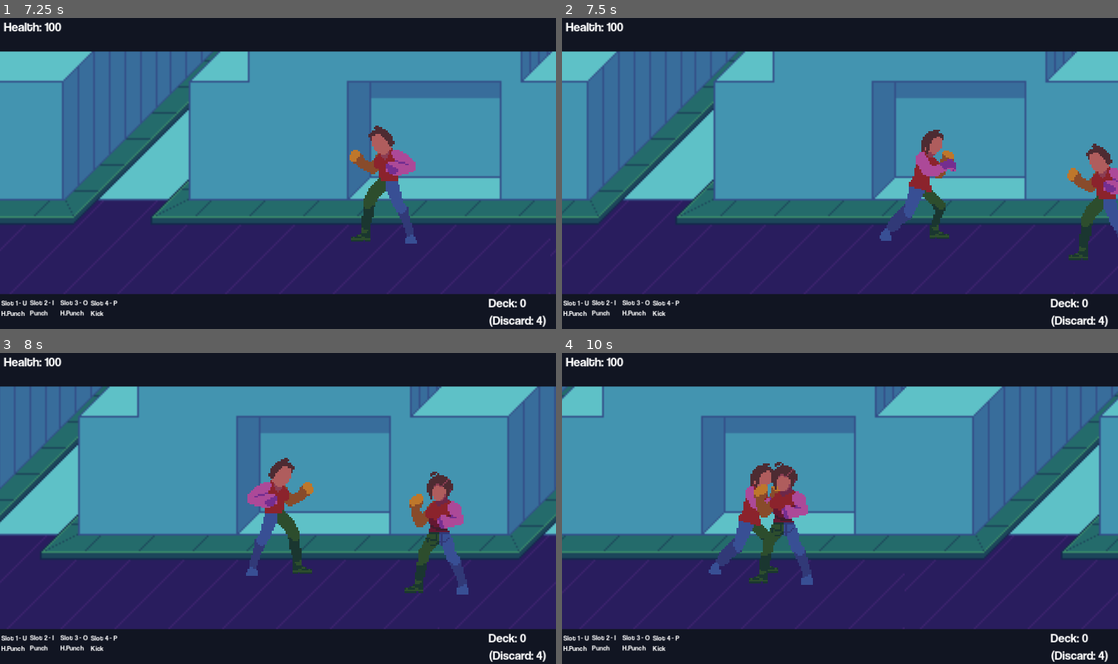
Above: before the commit, frames 1-4 (two rows, left to right).
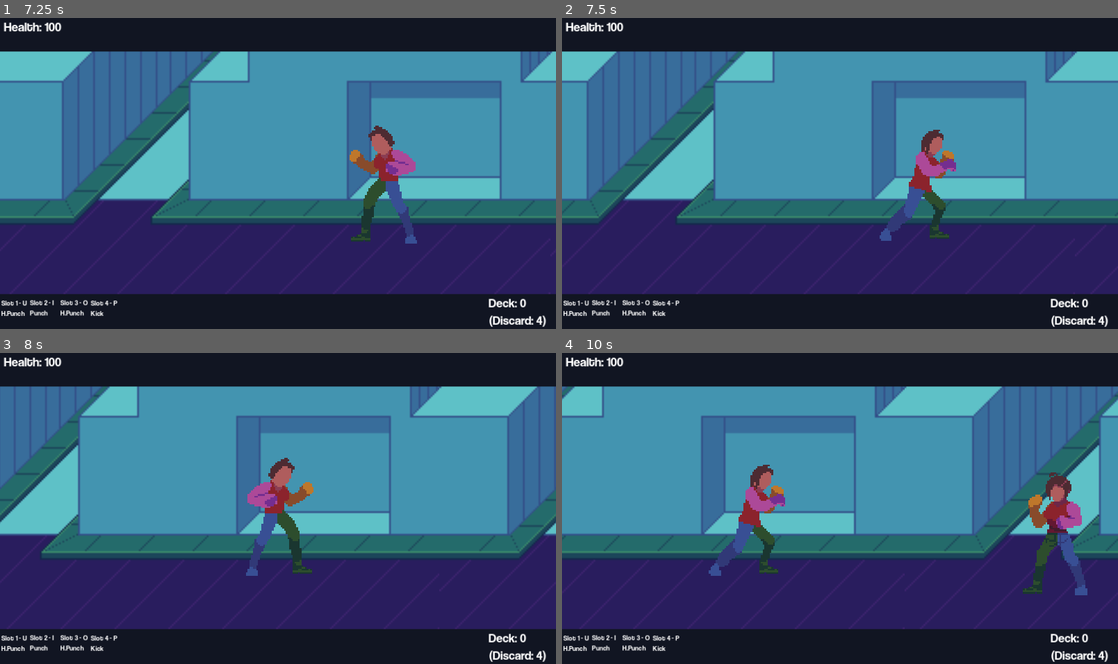
Above: after the commit, the same moments.

Repository: Missing-Pixel/Project-Fragarach
Game: Godot game, scene res://Scenes/TSC_InitializedTree.tscn
The game is run twice, just before and just after one commit, with the same random seed, the same clock (stepped at 60 frames per second) and the same inputs.
Inputs:
- Up to frame 1 (7.25 s): hold D (Move Right) 0.53-1.28 s; tap one key every 0.75 s from 0.6 s: U (Select Card 1) I (Select Card 2) O (Select Card 3) P (Select Card 4) Space (Start Combo) U (Select Card 1) I (Select Card 2) O (Select Card 3) P (Select Card 4); hold S (Move Down) 1.28-2.03 s; hold D (Move Right) 2.03-2.78 s; hold W (Move Up) 2.78-3.53 s; hold A (Move Left) 3.53-5.03 s; hold S (Move Down) 5.03-5.78 s; hold D (Move Right) 5.78-6.53 s; hold W (Move Up) from 6.53 s (still down)
- Up to frame 2 (7.5 s): release W (Move Up) at 7.28 s; hold D (Move Right) from 7.28 s (still down); tap Space (Start Combo) at 7.35 s
- Up to frame 3 (8 s): keep holding D (Move Right)
- Up to frame 4 (10 s): release D (Move Right) at 8.03 s; hold S (Move Down) 8.03-8.78 s; tap U (Select Card 1) at 8.1 s; hold A (Move Left) 8.78-9.53 s; tap I (Select Card 2) at 8.85 s; hold W (Move Up) from 9.53 s (still down); tap O (Select Card 3) at 9.6 s

Frame 1 is identical in both runs. In frame 2, 1.5% of the frame differs, in the area x 90-100%, y 40-78%; in frame 3, 1.9%; in frame 4, 3.8%, in the area x 26-95%, y 35-78%.
Error in both runs: Invalid access to property or key 'enemy_flag_triggered' on a base object of type 'null instance'. (res://Scripts/sc_player_camera.gd:45)

Commit message:
Connected signals between enemy list, enemy and wave spawner

Diff:
--- a/Scenes/TSC_InitializedTree.tscn
+++ b/Scenes/TSC_InitializedTree.tscn
@@ -6,9 +6,7 @@
 [ext_resource type="PackedScene" uid="uid://cxpinssiic54x" path="res://Prefabs/level_hud_prototype.tscn" id="4_sx2jr"]
 [ext_resource type="Script" path="res://Scenes/sc_enemy_list.gd" id="5_gujcx"]
 [ext_resource type="Resource" uid="uid://gjxn0nsx1af5" path="res://Prefabs/Data/EnemyFlags/generic_level.tres" id="6_aeqhy"]
-[ext_resource type="Script" path="res://Scripts/sc_wave_spawner.gd" id="7_2cj0s"]
-
-[sub_resource type="RectangleShape2D" id="RectangleShape2D_c085i"]
+[ext_resource type="PackedScene" uid="uid://blspfy6q3fqxp" path="res://Prefabs/wave_spawner.tscn" id="7_5klrk"]
 
 [node name="InitializedTree" type="Node2D"]
 
@@ -17,9 +15,6 @@
 [node name="Player" parent="." instance=ExtResource("2_5qtk0")]
 texture_filter = 1
 
-[node name="Enemy" parent="." instance=ExtResource("2_up4gd")]
-position = Vector2(407, 2)
-
 [node name="LevelHUDPrototype" parent="." node_paths=PackedStringArray("player_node") instance=ExtResource("4_sx2jr")]
 player_node = NodePath("../Player")
 
@@ -27,12 +22,7 @@
 script = ExtResource("5_gujcx")
 enemy_flag_resource = ExtResource("6_aeqhy")
 
-[node name="WaveSpawner" type="Area2D" parent="."]
-collision_layer = 0
-collision_mask = 16
-script = ExtResource("7_2cj0s")
+[node name="Enemy" parent="EnemyList" instance=ExtResource("2_up4gd")]
+position = Vector2(407, 2)
 
-[node name="SearchRange" type="CollisionShape2D" parent="WaveSpawner"]
-shape = SubResource("RectangleShape2D_c085i")
-
-[connection signal="body_entered" from="WaveSpawner" to="WaveSpawner" method="_on_body_entered"]
+[node name="WaveSpawner" parent="EnemyList" instance=ExtResource("7_5klrk")]
--- a/Scenes/sc_enemy_list.gd
+++ b/Scenes/sc_enemy_list.gd
@@ -18,8 +18,14 @@
 # Add enemy to loaded_enemies and connect its values
 func _on_enemy_spawned(enemy):
 	loaded_enemies.append(enemy)
-	# Connect on_character_died, on_player_found, on_player_left
+	enemy.character_died.connect(_on_character_died)
+	enemy.player_found.connect(_on_player_found)
+	enemy.player_left.connect(_on_player_left)
 	enemy.set_speedlag_tag(false, attack_rate_reduce_multiplier, move_speed_reduce_multiplier)
+
+# Lock camera at Wave Spawner's center point
+func _on_spawner_started(spawner_pos_x):
+	enemy_flag_triggered.emit(spawner_pos_x, spawner_pos_x, true)
 
 # Set enemy speed based on whether enemy is tagged or not
 func _on_player_found(enemy):
@@ -32,7 +38,6 @@
 # Reset speedlag tag if player left search radius
 func _on_player_left(enemy):
 	if (tagged_enemy == enemy):
-		pass
 		_reset_speedlag_tag()
 
 # Increae death count, remove enemy form loaded_enemies and destroy enemy
@@ -97,12 +102,14 @@
 
 # Called when the node enters the scene tree for the first time.
 func _ready():
+	# Add spawned enemies and wave spawners to enemy_max
+	# Enemies: +1 enemy_max, add child to loaded_enemies and connect signals
+	# Wave spawners: enemy_max += enemy count, and connect signals
 	for child in get_children():
-		if child is CharacterBody2D: # +1 enemy_max, add child to loaded_enemies and connect signals
+		if child is CharacterBody2D:
 			enemy_max += 1
 			_on_enemy_spawned(child)
 		elif child is Area2D:
-			# enemy_max = child.get_enemy_count()
-			# Connect on_enemy_spawned(enemy)
-			# Connect _on_spawner_started(spawner_pos)
-			pass
+			enemy_max += child.get_enemy_count()
+			child.enemy_spawned.connect(_on_enemy_spawned)
+			child.spawner_started.connect(_on_spawner_started)
--- a/Scripts/sc_wave_spawner.gd
+++ b/Scripts/sc_wave_spawner.gd
@@ -17,6 +17,13 @@
 var enemy_prefabs: Array
 var is_active: bool = false
 var spawn_timer: float = 0
+
+# Returns total enemy count
+func get_enemy_count():
+	var total: int = 0
+	for i in enemy_counts:
+		total += i
+	return total
 
 # Disable collision, set is_active to true and emit signal that spawner started
 func _on_body_entered(body):
Not shown: 1 places in Scenes/TSC_InitializedTree.tscn that only renumber resources
